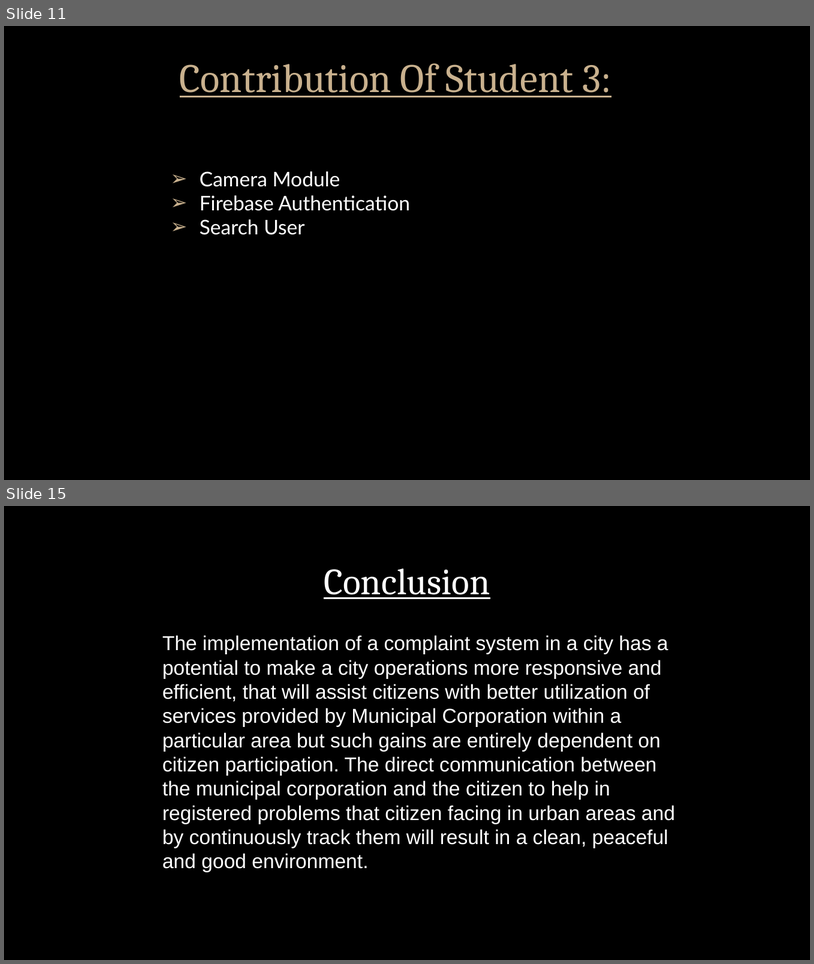
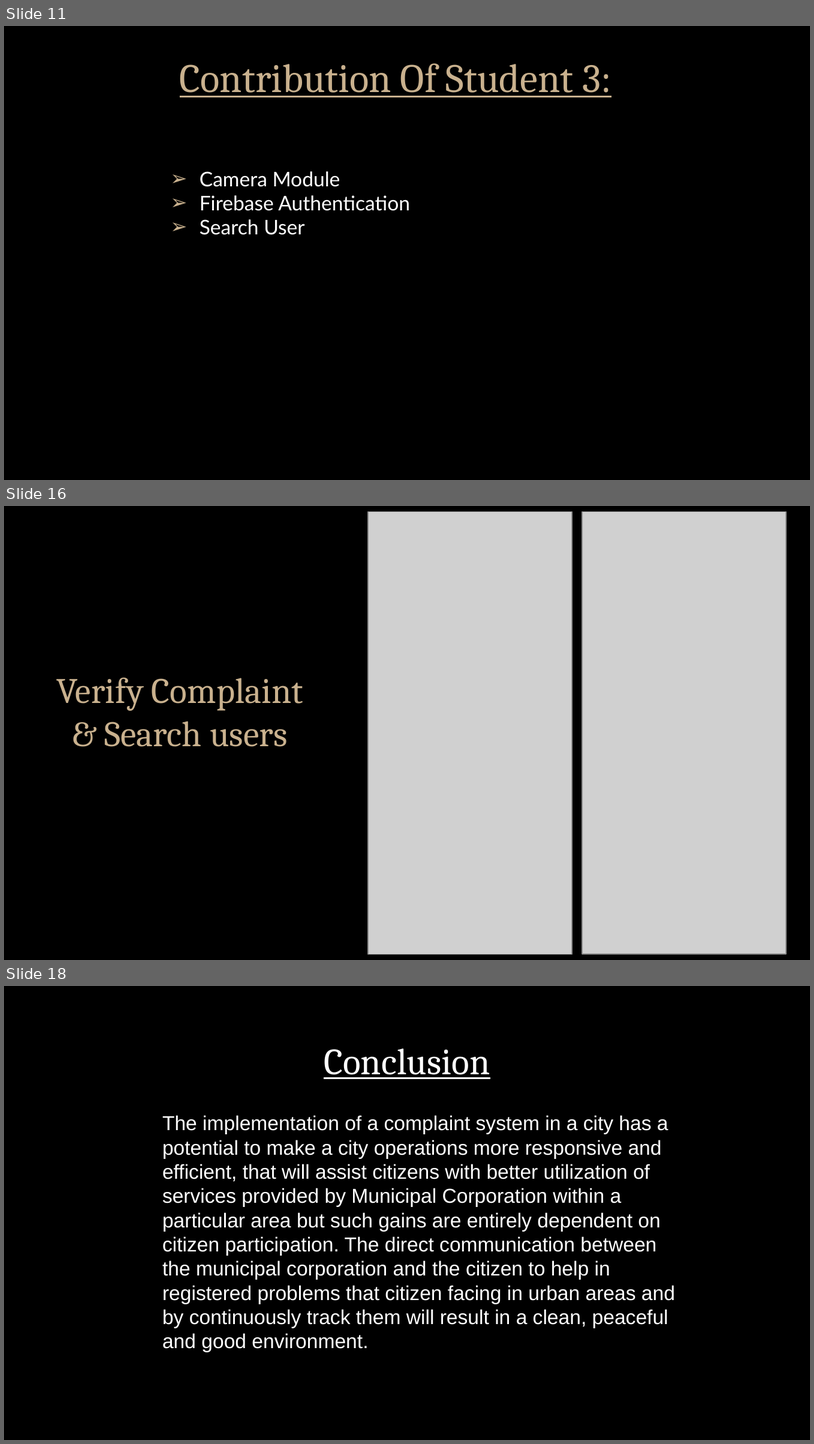
Before and after one commit to rajesh1480/Mini---Project, a slide deck: Mini2.0.pptx. Shown one above the other, each under a label of ours: slides 11 and 15 before the commit, slides 11, 16 and 18 after it; the slides between them are not shown. The pictures are 814x964 and 814x1444 pixels, drawn with LibreOffice and Linux fonts; fonts in the diff are those of the drawing; grey boxes stand for pictures; background and template pictures are left out. Boxes give left, top, right and bottom in pixels: in the first picture for what was removed or moved away, otherwise in the second. Text is boxed around its words. In the diff, an @@ line names an element or a change of style, - is before the commit and + after.

```diff
--- a/Mini2.0.pptx
+++ b/Mini2.0.pptx
@@ slide 16 added at box(4, 506, 810, 960), background picture (left out) @@
@@ picture added at box(368, 511, 573, 954) @@
@@ picture added at box(582, 511, 786, 954) @@
@@ title added at box(56, 677, 303, 747), 32 pt, text #C9B18E @@
+Verify Complaint
+& Search users
@@ what was slide 15 is now slide 18 @@
```
Also in this commit, not shown: 4 slides changed, 2 other slides added.
